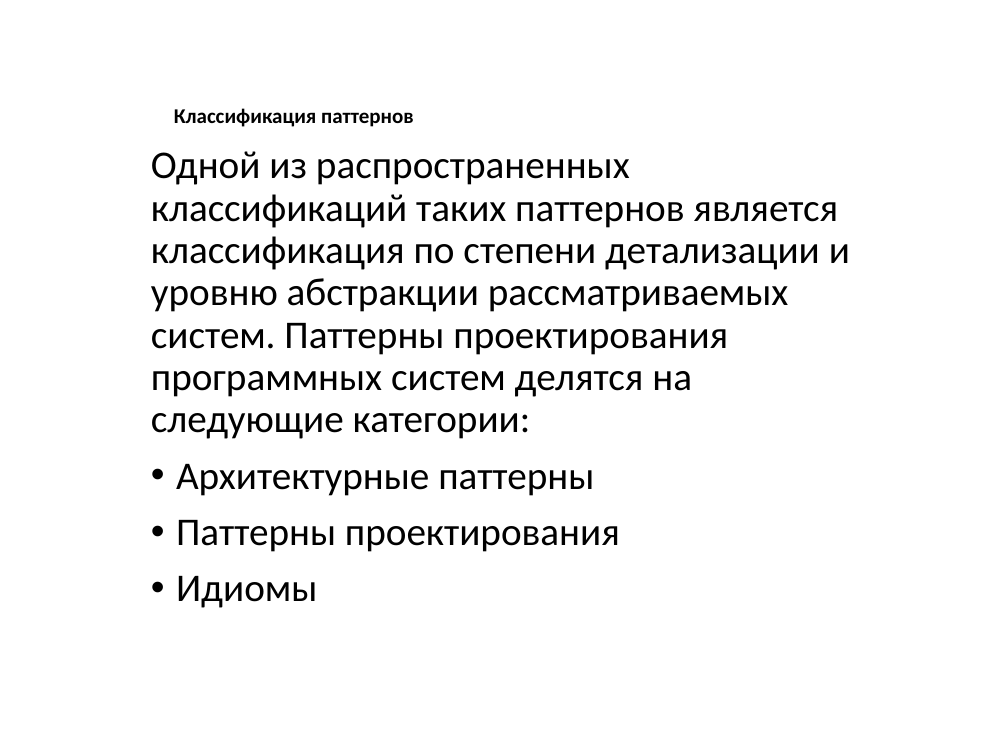
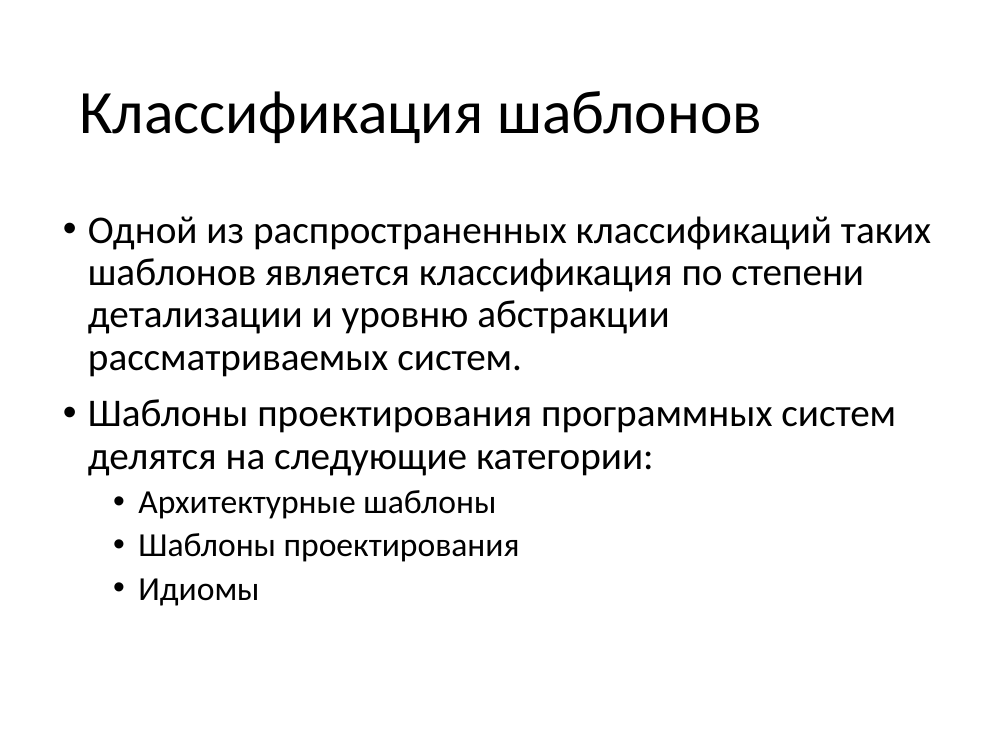
Before and after one commit to pelipas/OOP_2017, a slide deck: slide 5 of 2 семестр/03 Шаблоны. Порождающие шаблоны.pptx (slide 6 before the commit). Drawn at 1008x756 pixels with LibreOffice and Linux fonts; fonts in the diff are those of the drawing. Boxes give left, top, right and bottom in pixels: in the first picture for what was removed or moved away, otherwise in the second. Text is boxed around its words. In the diff, an @@ line names an element or a change of style, - is before the commit and + after.

```diff
--- a/2 семестр/03 Шаблоны. Порождающие шаблоны.pptx
+++ b/2 семестр/03 Шаблоны. Порождающие шаблоны.pptx
@@ title at bbox=[79, 91, 762, 143]: text changed; size 15 to 44 pt; bold off @@
-Классификация паттернов
+Классификация шаблонов
@@ text "Одной из распространенных классификаций таких ...": place and size @@
-text "Одной из распространенных классификаций таких ..." at bbox=[151, 151, 850, 608]
+text "Одной из распространенных классификаций таких ..." at bbox=[88, 216, 931, 606]
@@ text at bbox=[88, 216, 931, 562]: text changed @@
-Одной из распространенных классификаций таких паттернов является классификация по степени детализации и уровню абстракции рассматриваемых систем. Паттерны проектирования программных систем делятся на следующие категории:
-• Архитектурные паттерны
-• Паттерны проектирования
+• Одной из распространенных классификаций таких шаблонов является классификация по степени детализации и уровню абстракции рассматриваемых систем.
+• Шаблоны проектирования программных систем делятся на следующие категории:
+  • Архитектурные шаблоны
+  • Шаблоны проектирования
@@ text at bbox=[138, 578, 259, 606]: size 28 to 24 pt in "Идиомы"; list level 1 to 2 in "Идиомы" @@
```
Also in this commit, not shown: 16 other slides changed, 21 slides added, 17 slides removed, 8 other files.
